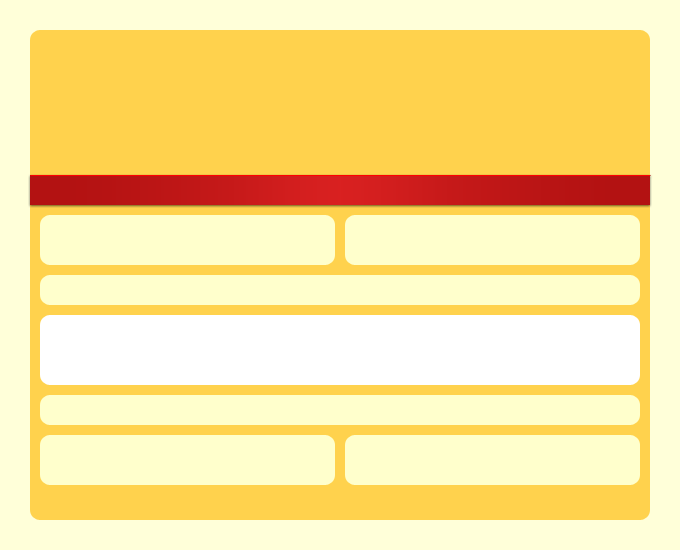
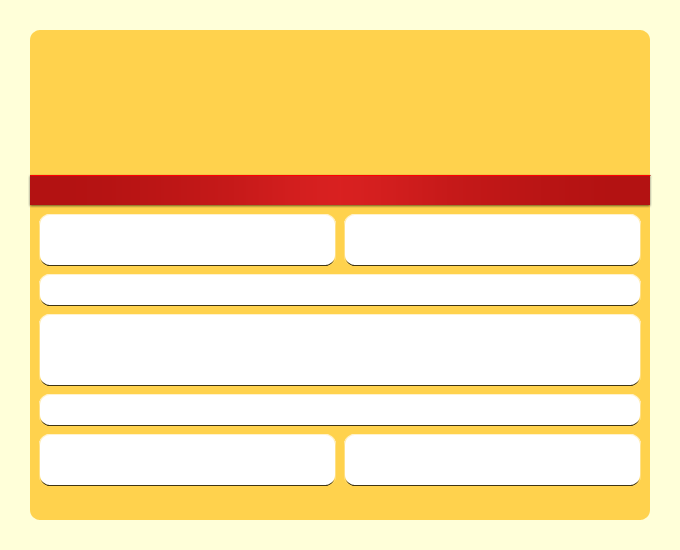
Two versions of the same layered image (680x550). Layer-by-layer changes:
pixels changed over [39, 214, 641, 486] (layer not identified)
